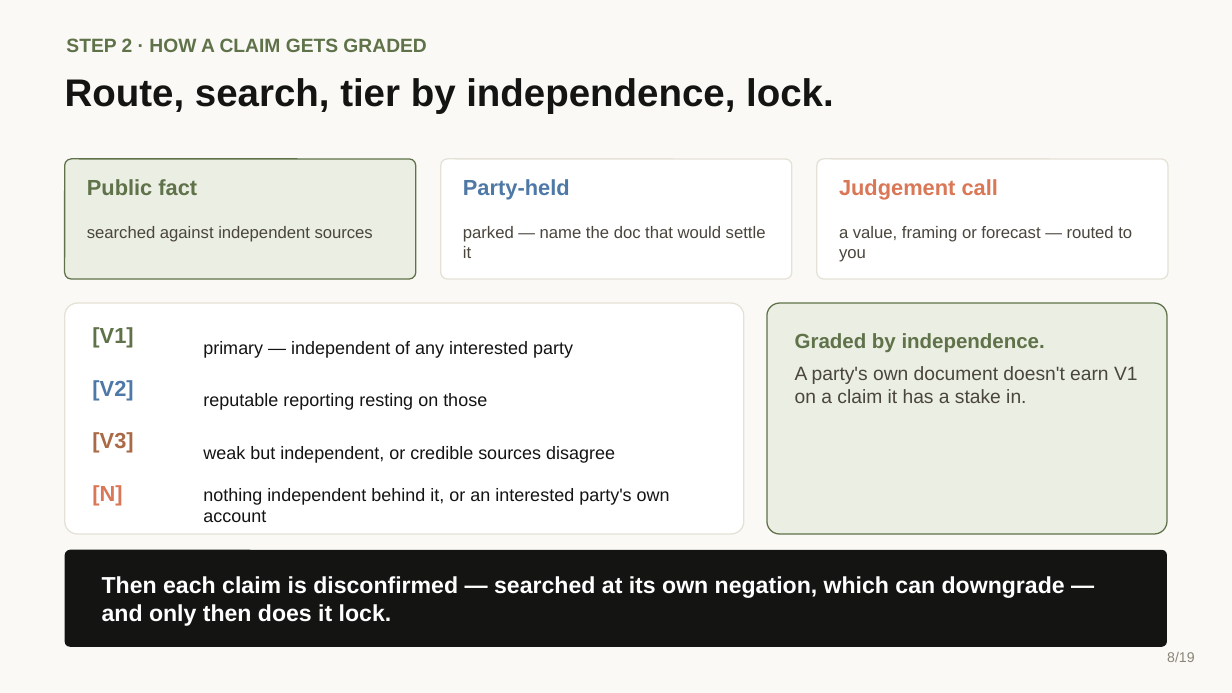
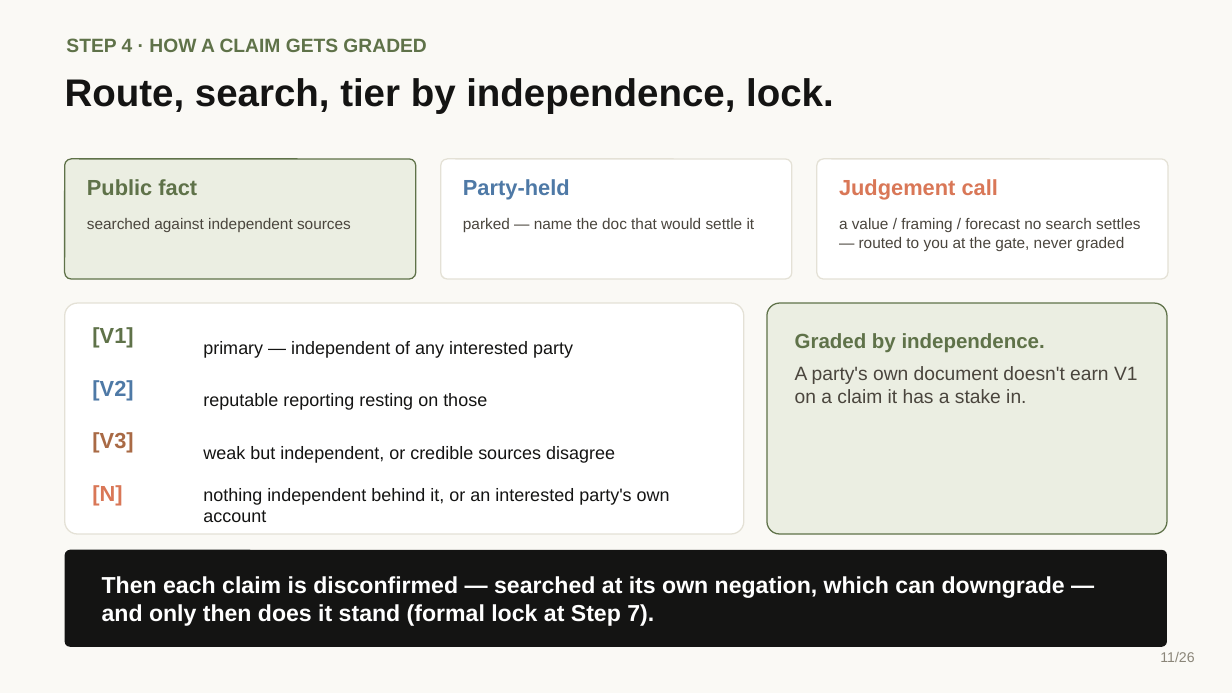
Before and after one commit to ComplexAR/Insight-Engine, a slide deck: slide 11 of Presentation/Insight-Engine-Explainer.pptx (slide 8 before the commit). Drawn at 1232x693 pixels with LibreOffice and Linux fonts; fonts in the diff are those of the drawing. Boxes give left, top, right and bottom in pixels: in the first picture for what was removed or moved away, otherwise in the second. Text is boxed around its words. In the diff, an @@ line names an element or a change of style, - is before the commit and + after.

Commit message:
Update explainer deck, script, and generator
Update the chaptered explainer to the 26-slide build: a uniform 12-box
"How it works" map with the invoking command on every step, the 1-12
numbering, dedicated Render (Step 11) and Track (Step 12) slides, and
the model-choice regrouping (adjudication mechanics followed by the two
model-choice slides).

```diff
--- a/Presentation/Insight-Engine-Explainer.pptx
+++ b/Presentation/Insight-Engine-Explainer.pptx
@@ text at box(66, 38, 426, 52): text changed @@
-STEP 2 · HOW A CLAIM GETS GRADED
+STEP 4 · HOW A CLAIM GETS GRADED
@@ text "searched against independent sources": place and size @@
-text "searched against independent sources" at box(87, 226, 373, 242)
+text "searched against independent sources" at box(87, 218, 351, 232)
@@ text "searched against independent sources" at box(87, 218, 351, 232): size 13 to 12 pt @@
@@ text "parked — name the doc ..." at box(463, 218, 755, 232): size 13 to 12 pt @@
@@ text "parked — name the doc ...": place and size @@
-text "parked — name the doc ..." at box(463, 226, 766, 258)
+text "parked — name the doc ..." at box(463, 218, 755, 232)
@@ text at box(839, 218, 1140, 251): text changed; size 13 to 12 pt @@
-a value, framing or forecast — routed to you
+a value / framing / forecast no search settles — routed to you at the gate, never graded
@@ text at box(102, 576, 1065, 626): text changed @@
-Then each claim is disconfirmed — searched at its own negation, which can downgrade — and only then does it lock.
+Then each claim is disconfirmed — searched at its own negation, which can downgrade — and only then does it stand (formal lock at Step 7).
@@ text at box(1160, 652, 1194, 662): text changed @@
-8/19
+11/26
```
Also in this commit, not shown: 17 other slides changed, 8 slides added, 1 slide removed, 2 other files.
